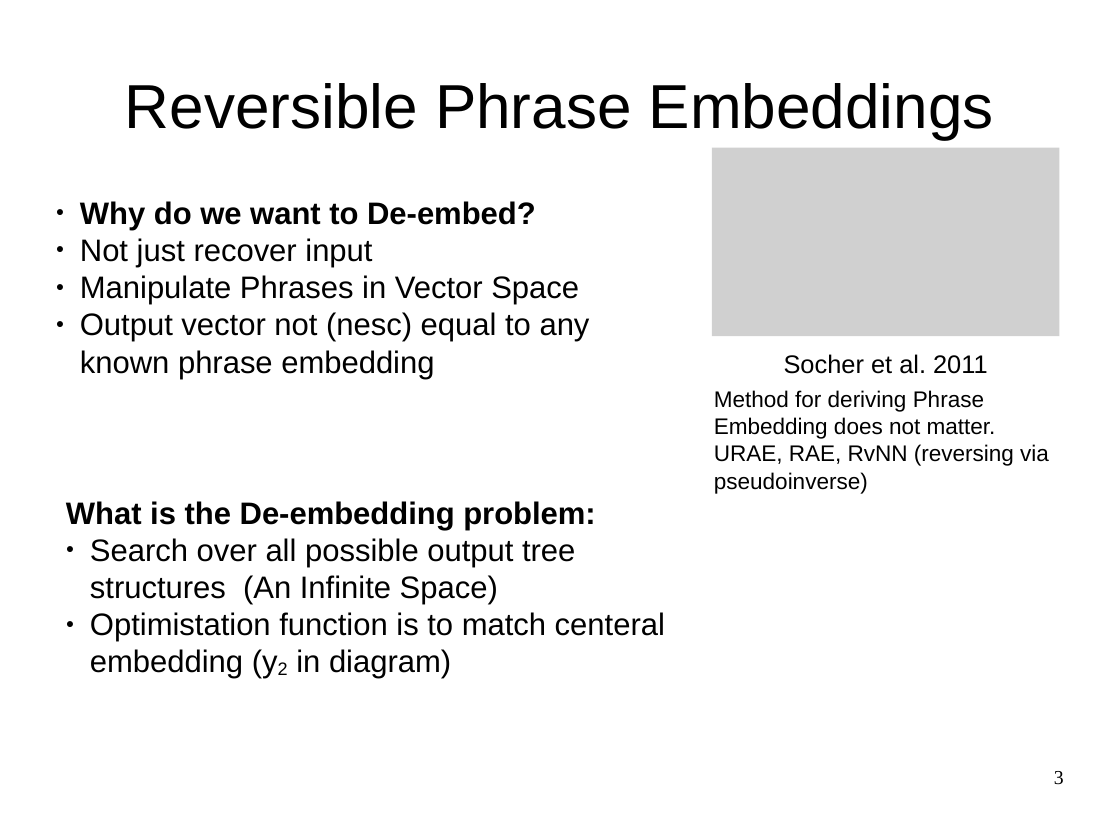
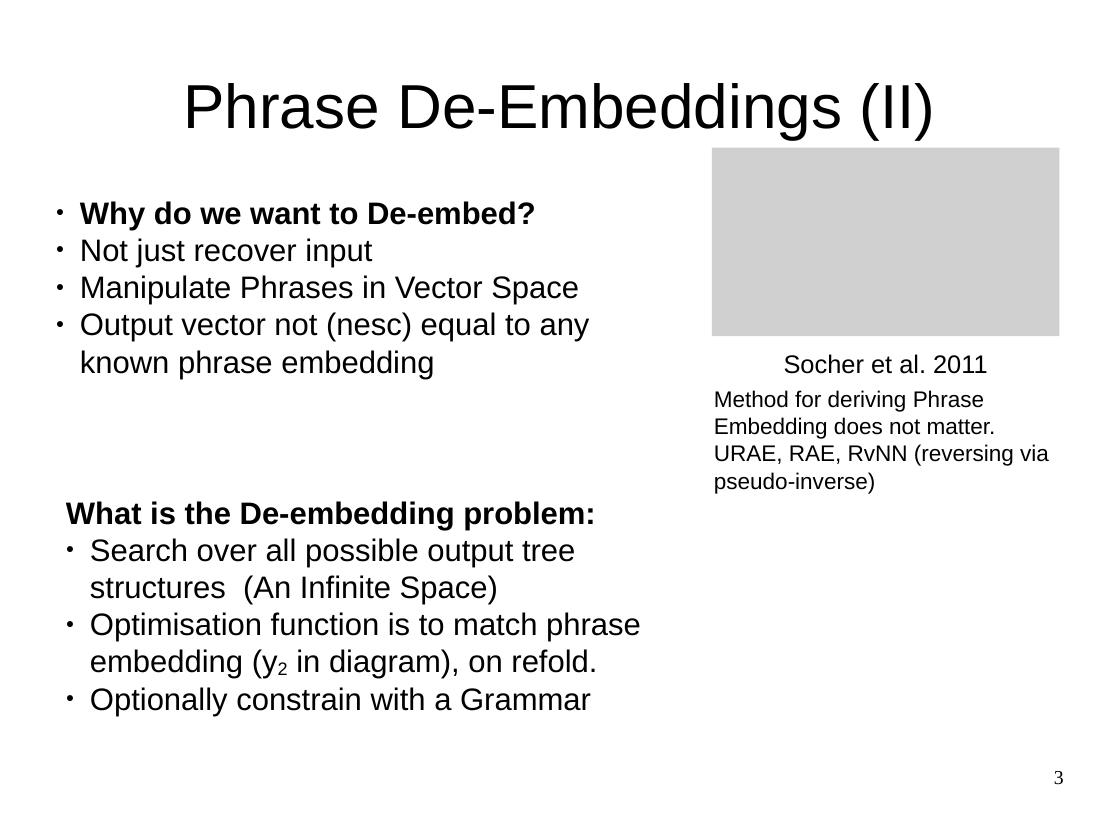
Before and after one commit to oxinabox/phd, a slide deck: slide 3 of documents_prepared/themes/themes.odp. Drawn at 1120x840 pixels with LibreOffice and Linux fonts; fonts in the diff are those of the drawing; grey boxes stand for pictures. Boxes give left, top, right and bottom in pixels: in the first picture for what was removed or moved away, otherwise in the second. Text is boxed around its words. In the diff, an @@ line names an element or a change of style, - is before the commit and + after.

```diff
--- a/documents_prepared/themes/themes.odp
+++ b/documents_prepared/themes/themes.odp
@@ title at box(183, 83, 935, 139): text changed @@
-Reversible Phrase Embeddings
+Phrase De-Embeddings (II)
@@ text at box(714, 390, 1049, 494): text changed @@
-Method for deriving Phrase Embedding does not matter. URAE, RAE, RvNN (reversing via pseudoinverse)
+Method for deriving Phrase Embedding does not matter. URAE, RAE, RvNN (reversing via pseudo-inverse)
@@ text at box(90, 612, 641, 716): text changed @@
-● Optimistation function is to match centeral embedding (y2 in diagram)
+● Optimisation function is to match phrase embedding (y2 in diagram), on refold.
+● Optionally constrain with a Grammar
```
Also in this commit, not shown: 5 other slides changed, 1 slide added, 1 other file.
